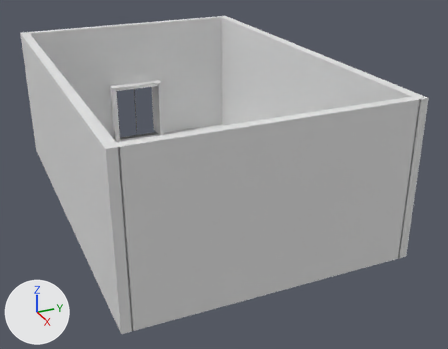
Renders of the Blender file Blender/restaurace.blend from each side of a commit.
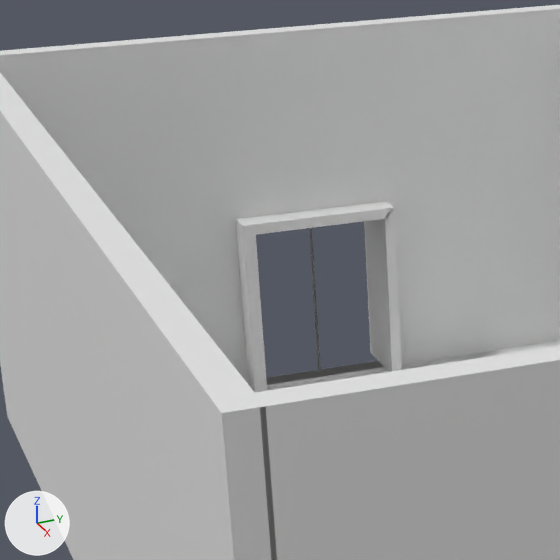
Each version appears first whole from a 50 mm camera at (43.1, -16.3, 22.7) aimed at (2.1, 2.1, 2.3), and next in a close-up on the part from 8% to 48% of the width and 4% to 56% of the height. Arrows for +X, +Y and +Z are at lower left; the lights stay in place.

The older version as bpy lines, for what is in view:
```python
me_cube_001 = bpy.data.meshes.new('Cube.001')
me_cube_001.from_pydata(...)  # a box spanning x -1.0..1.0, y -1.0..-0.29, z -1.0..10.27
me_cube_003 = bpy.data.meshes.new('Cube.003')
me_cube_003.from_pydata(...)  # 250 vertices, 233 faces; spans x -0.45..1.8, y -0.96..0.95, z -1.0..10.27
me_plane = bpy.data.meshes.new('Plane')
me_plane.from_pydata([(-1.0, -1.0, 0.0), (1.0, -1.0, 0.0), (-1.0, 1.0, 0.0), (1.0, 1.0, 0.0)], [], [(0, 1, 3, 2)])
ob_cube = bpy.data.objects.new('Cube', me_cube_001)
ob_cube.location = (0.0, -9.0, 1.0)
ob_cube.scale = (15.0, 1.0, 1.0)
ob_cube_002 = bpy.data.objects.new('Cube.002', me_cube_003)
ob_cube_002.location = (-15.35, 0.0, 1.0)
ob_cube_002.scale = (1.0, 10.0, 1.0)
ob_plane = bpy.data.objects.new('Plane', me_plane)
ob_plane.location = (0.0, 0.0, 0.0)
ob_plane.scale = (15.0, 10.0, 1.0)
# also in view: 'Cube.001' at (14.7, 0.0, 5.6)
```
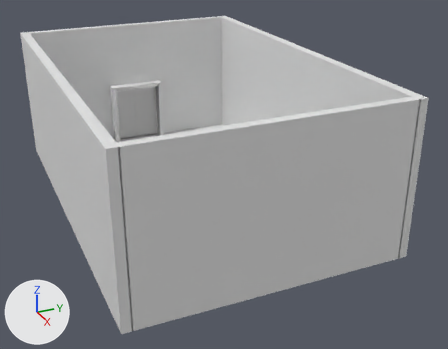
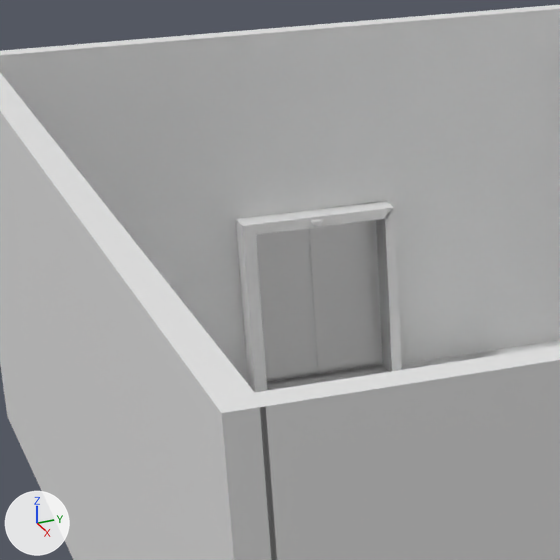
Pixel boxes (x1, y1, x2, y2) of what changed, in the close-ups (560 x 560 px; the box of a moved part takes in the faces that stretch with it):
'Cube.005', added
    after: (309, 220, 383, 374)
'Cube.004', added
    after: (256, 228, 318, 383)
part 1 of me_cube_003, moved or reshaped
    both: (236, 201, 394, 392)

Edits to the bpy script that builds the scene:
```text
Add mat_trabsoarent:
    mat_trabsoarent = principled_material('Trabsoarent')
    mat_trabsoarent.base_color = (1.0, 1.0, 1.0)  # white #ffffff
    mat_trabsoarent.transmission_weight = 1.0
Change me_cube_003:
    used by ob_cube_002; location = (-15.35, 0.0, 1.0); scale = (1.0, 10.0, 1.0)
    remove me_cube_003.from_pydata(...)  # 250 vertices, 233 faces; spans x -0.45..1.8, y -0.96..0.95, z -1.0..10.27
    add me_cube_003.from_pydata(...)  # 264 vertices, 227 faces, 9 loose edges; spans x -0.45..1.8, y -0.96..0.95, z -1.0..10.27
    me_cube_003 part 1
    11 vertices are removed from x 0.35..1.0, y 0.0..0.25, z -1.0..4.64
    69 faces are deleted
    8 vertices move from x 0.35..1.0, y -0.25..0.25, z -1.0..4.64 to x 0.32..1.06, y -0.25..0.25, z -1.0..4.64
    25 vertices are added at x 0.32..1.06, y -0.21..0.25, z -1.0..4.64
    9 loose edges are added
    63 new faces join them
Add me_cube_006:
    me_cube_006.from_pydata(...)  # a box spanning x -0.16..0.16, y -0.11..0.11, z -2.64..2.64
    me_cube_006.materials.append(mat_trabsoarent)  # white #ffffff
Add me_cube_005:
    me_cube_005.from_pydata([(-0.17, -0.14, 2.64), (-0.16, 0.07, 2.64), (0.16, 0.07, 2.64), (0.17, -0.14, 2.64), (-0.17, -0.14, -2.64), (-0.16, 0.07, -2.64), (0.16, 0.07, -2.64), (0.17, -0.14, -2.64), (-0.16, 0.07, 2.64), (0.16, 0.07, 2.64), (-0.16, 0.07, -2.64), (0.16, 0.07, -2.64)], [], [(9, 2, 6, 11), (8, 10, 4, 0), (3, 0, 4, 7), (11, 6, 5, 10), (9, 8, 0, 3), (2, 9, 8, 1), (7, 4, 10, 11), (1, 8, 10, 5), (3, 7, 11, 9), (11, 10, 8, 9)])
    me_cube_005.materials.append(mat_trabsoarent)  # white #ffffff
Add ob_cube_005:
    ob_cube_005 = bpy.data.objects.new('Cube.005', me_cube_006)
    ob_cube_005.location = (-14.7, 1.03, 2.67)
    ob_cube_005.scale = (1.0, 10.0, 1.0)
Add ob_cube_004:
    ob_cube_004 = bpy.data.objects.new('Cube.004', me_cube_005)
    ob_cube_004.location = (-14.69, -0.78, 2.65)
    ob_cube_004.scale = (1.0, 10.0, 1.0)
```
